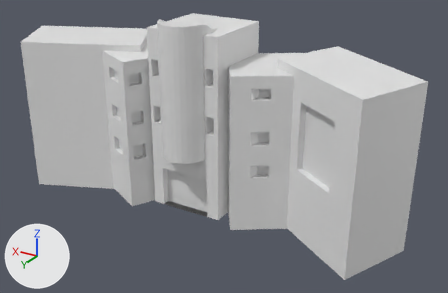
The Blender file build ensani - Copy.blend, before and after one commit.
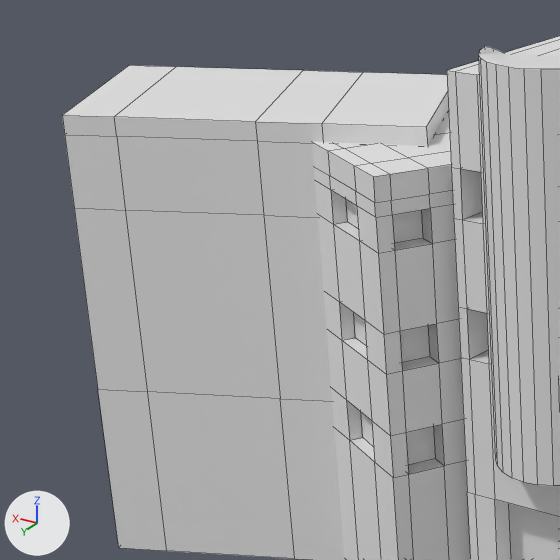
There are two pictures of each version: one whole from a camera (50 mm lens) standing at (-194.3, 261.7, 168.0) and looking at (-34.3, -5.0, 34.7), one close up on the part from 0% to 41% of the width and 1% to 64% of the height. The lights are fixed; the arrows at lower left show +X, +Y and +Z. The close-ups show mesh edges as thin lines. Materials are left out; every surface is plain grey.
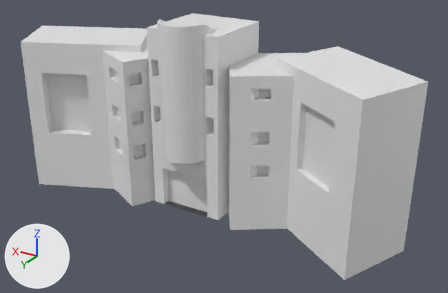
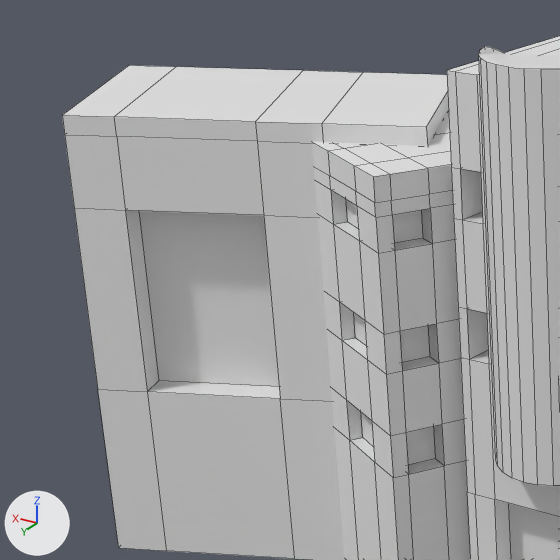
Pixel boxes (x1, y1, x2, y2) of what changed, in the close-ups (560 x 560 px):
part 1 of me_plane_003, built on: (126, 210, 280, 398) in both

The change, as a diff of the scene's bpy script:
```diff
--- a/build ensani - Copy.blend.py
+++ b/build ensani - Copy.blend.py
@@ me_plane_003 @@
 me_plane_003.from_pydata(...)  # 50 vertices, 48 faces; spans x -1.0..2.21, y -1.36..1.0, z 0.0..4.17
 # used by ob_plane_002; location = (39.9, -2.3, 0.0); rotation_euler = (0.0, 0.0, 0.519), in degrees (0, 0, 30); scale = (20.8, 20.8, 20.8)
 # verts and faces of me_plane_003; kept vertices keep their numbers, new ones are numbered from 50
 # before: 26 (0.49, 0.84, 3.34) at pixel (263, 215), 29 (0.49, 0.84, 1.63) at pixel (280, 398), 33 (1.74, 0.7, 3.34) at pixel (125, 210), 34 (1.74, 0.7, 1.63) at pixel (147, 391)
+# me_plane_003 part 1
+delete_faces([(26, 33, 34, 29)])
+for new, old in zip([*range(50, 54)], [26, 29, 33, 34]): verts[new] = verts[old] + (-0.03, -0.28, 0.0)
+faces += [(26, 50, 51, 29), (50, 52, 53, 51), (29, 51, 53, 34), (26, 33, 52, 50), (33, 34, 53, 52)]
```
